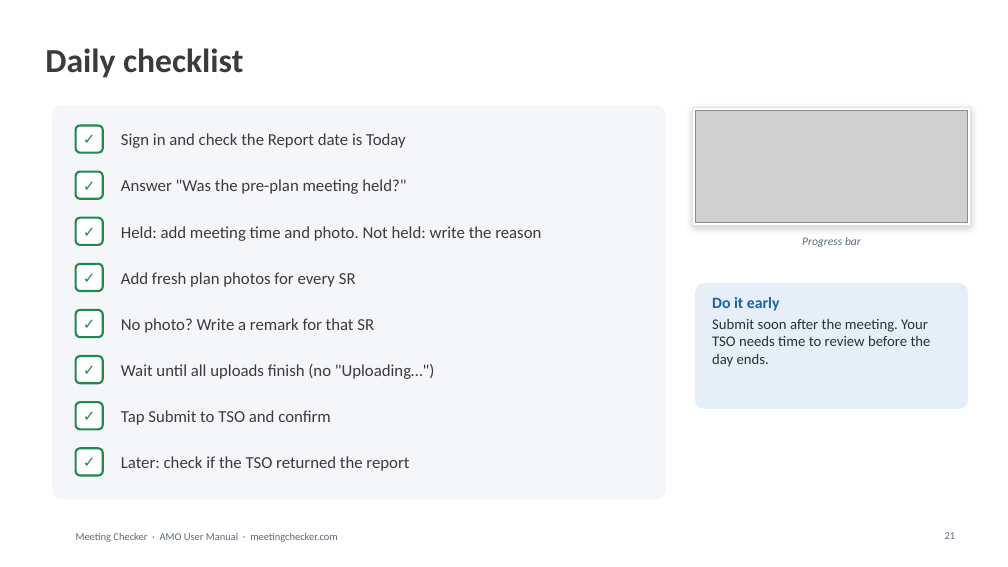
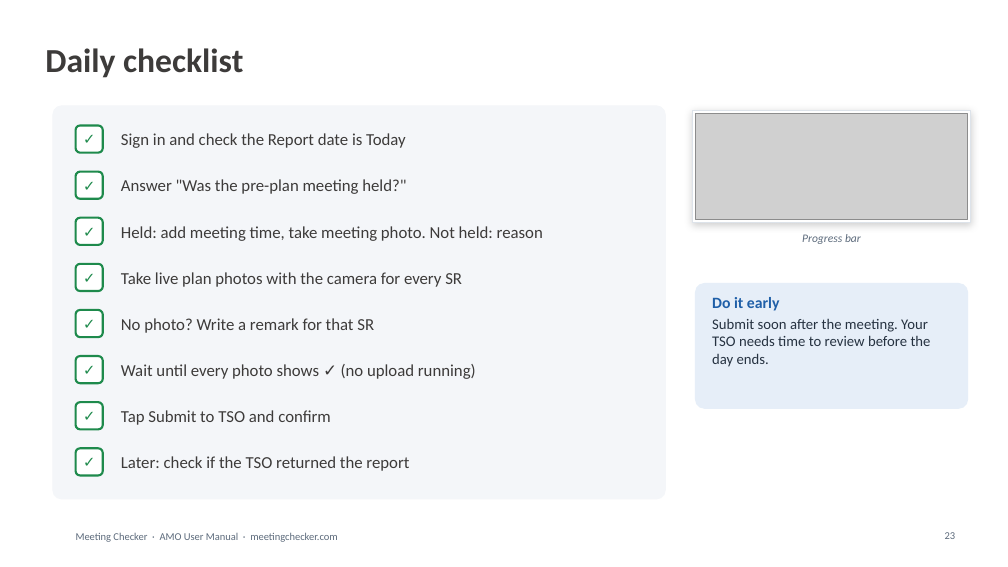
Before and after one commit to asefameerador96-ctrl/Meeting-Checker, a slide deck: slide 23 of docs/user-manuals/Meeting_Checker_AMO_User_Manual.pptx (slide 21 before the commit). Drawn at 1008x567 pixels with LibreOffice and Linux fonts; fonts in the diff are those of the drawing; grey boxes stand for pictures; background and template pictures are left out. Boxes give left, top, right and bottom in pixels: in the first picture for what was removed or moved away, otherwise in the second. Text is boxed around its words. In the diff, an @@ line names an element or a change of style, - is before the commit and + after.

```diff
--- a/docs/user-manuals/Meeting_Checker_AMO_User_Manual.pptx
+++ b/docs/user-manuals/Meeting_Checker_AMO_User_Manual.pptx
@@ rectangle: place and size @@
-rectangle at [693,107,971,226]
+rectangle at [693,110,971,222]
@@ picture: place and size @@
-picture at [696,110,968,223]
+picture at [696,113,968,219]
@@ text at [121,226,543,241]: text changed @@
-Held: add meeting time and photo. Not held: write the reason
+Held: add meeting time, take meeting photo. Not held: reason
@@ text at [121,272,462,287]: text changed @@
-Add fresh plan photos for every SR
+Take live plan photos with the camera for every SR
@@ text at [121,364,476,379]: text changed @@
-Wait until all uploads finish (no "Uploading…")
+Wait until every photo shows ✓ (no upload running)
```
Also in this commit, not shown: 10 other slides changed, 4 slides added, 2 slides removed, 24 other files.
